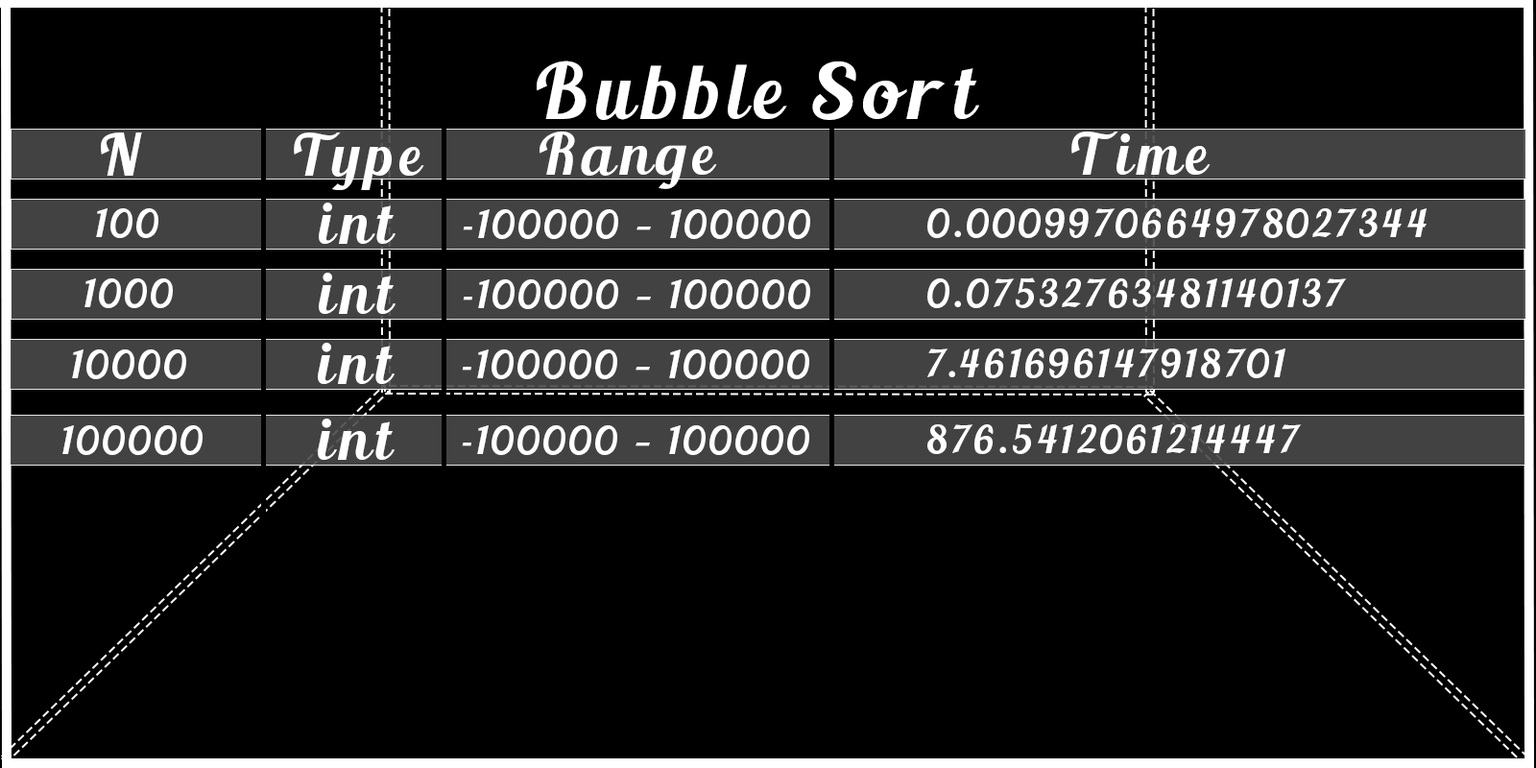
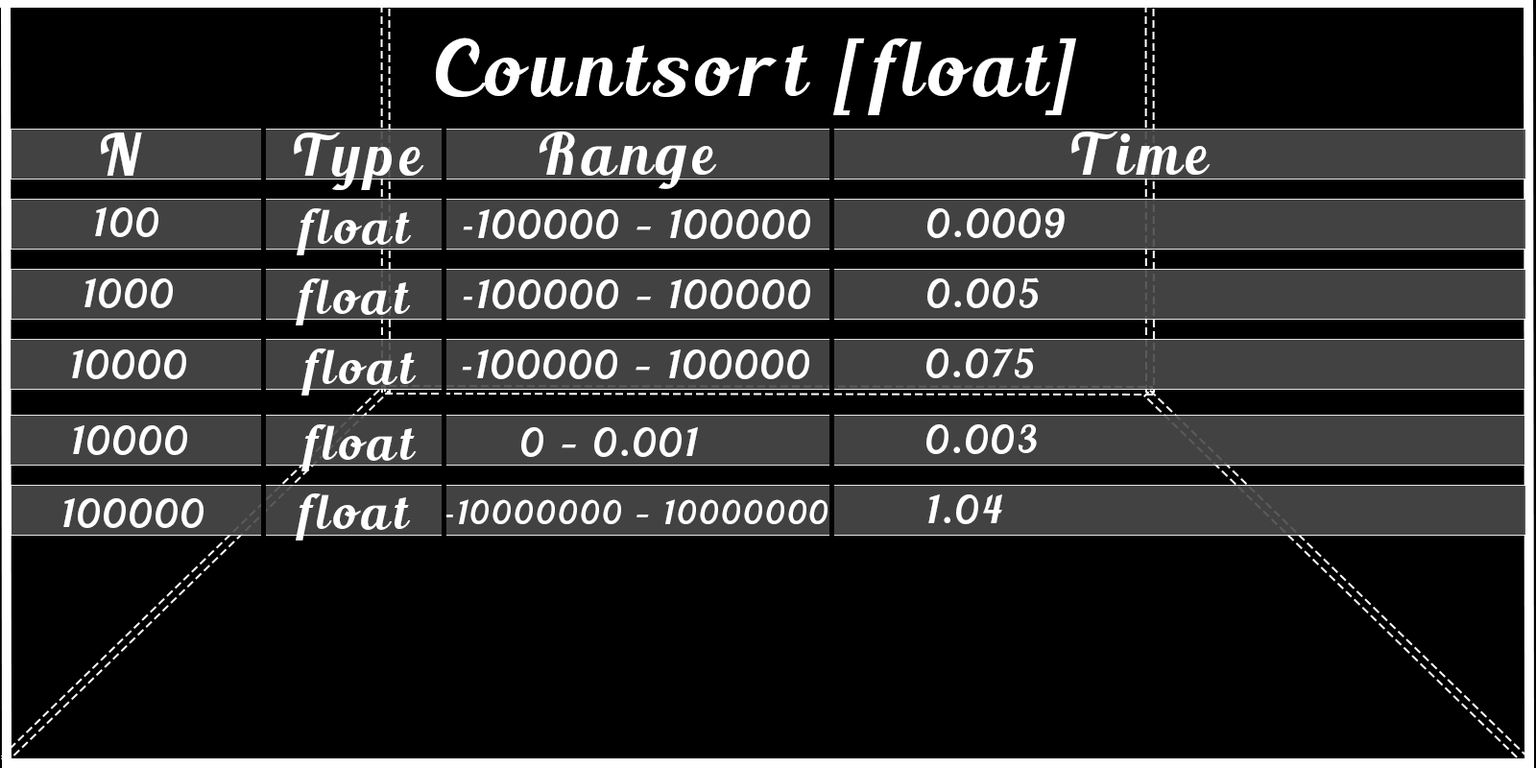
Before/after of a 1536 x 768 layered artwork. What changed in the layer stack:
added group "Группа 1" (1st of 6) with 5 layers above "Группа 1" over [10, 484, 1526, 541]
added layer "-10000000 — 10000000" in group "Группа 1" over [446, 499, 828, 525]
added layer "1.04" in group "Группа 1" over [928, 494, 1003, 525]
added layer "float" (1st of 5, in "Группа 1") in group "Группа 1" over [295, 493, 411, 541]
added layer "100000" in group "Группа 1" over [63, 498, 204, 528]
added layer "Прямоугольник 1" (1st of 6, in "Группа 1") (90%) in group "Группа 1" over [10, 484, 1526, 536]
renamed "-100000 — 100000" to "0 — 0.001", painted on it over [461, 425, 810, 457]
renamed "876.5412061214447" to "0.003", painted on it over [926, 423, 1302, 455]
renamed "int" to "float", painted on it over [301, 418, 417, 472]
renamed "100000" to "10000", painted on it over [62, 425, 203, 456]
renamed "7.461696147918701" to "0.075", painted on it over [926, 347, 1286, 379]
renamed "int" to "float", painted on it over [301, 342, 417, 396]
renamed "0.07532763481140137" to "0.005", painted on it over [992, 277, 1347, 309]
renamed "int" to "float", painted on it over [295, 272, 411, 326]
renamed "0.0009970664978027344" to "0.0009", painted on it over [1069, 208, 1427, 239]
renamed "int" to "float", painted on it over [296, 202, 412, 256]
painted on "100" over [95, 207, 159, 239]
renamed "Bubble Sort" to "Countsort [float]", painted on it over [435, 37, 1077, 120]
painted on "Фигура 5" over [1145, 424, 1526, 536]
painted on "Фигура 3" over [10, 384, 386, 541]
painted on "Фигура 1" (2nd of 4) over [1144, 184, 1153, 239]
